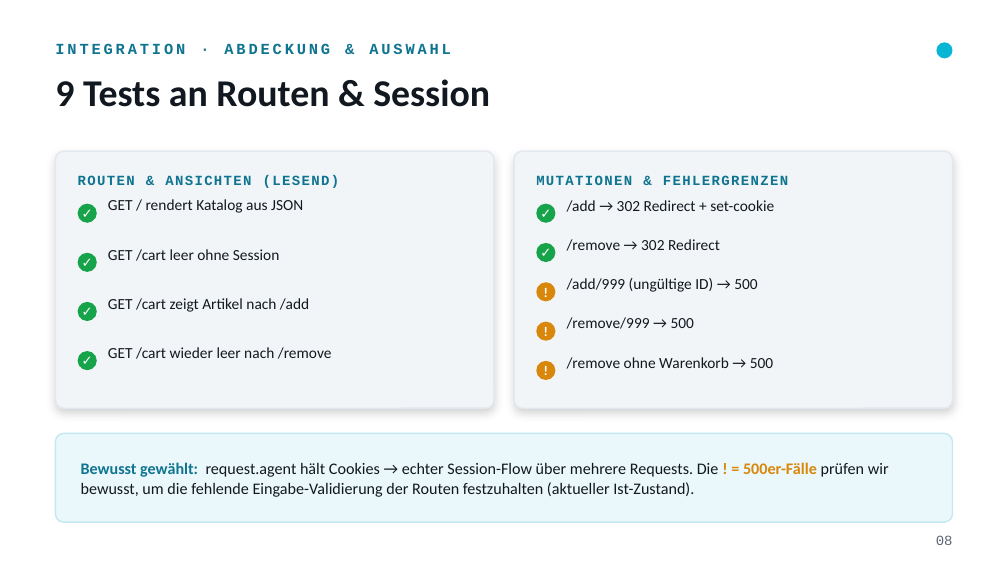
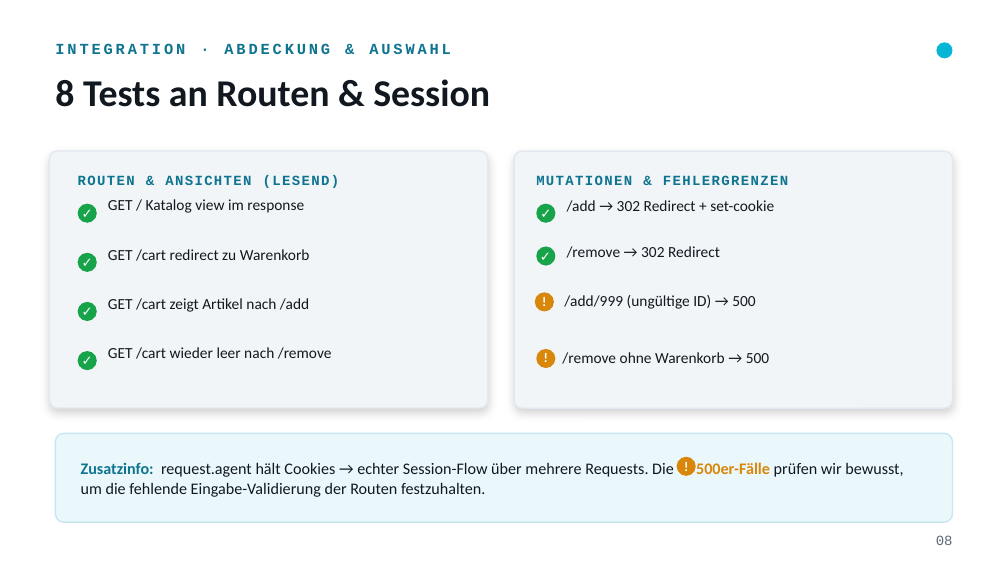
Before and after one commit to a-pointner/nodejs-shopping-cart, a slide deck: slide 7 of PRESENTATION.pptx. Drawn at 1008x567 pixels with LibreOffice and Linux fonts; fonts in the diff are those of the drawing. Boxes give left, top, right and bottom in pixels: in the first picture for what was removed or moved away, otherwise in the second. Text is boxed around its words. In the diff, an @@ line names an element or a change of style, - is before the commit and + after.

```diff
--- a/PRESENTATION.pptx
+++ b/PRESENTATION.pptx
@@ text at (55, 79, 490, 107): text changed @@
-9 Tests an Routen & Session
+8 Tests an Routen & Session
@@ rounded rectangle: place and size @@
-rounded rectangle at (55, 151, 494, 408)
+rounded rectangle at (49, 151, 488, 408)
@@ text at (108, 199, 304, 213): text changed @@
-GET / rendert Katalog aus JSON
+GET / Katalog view im response
@@ text at (108, 249, 310, 261): text changed @@
-GET /cart leer ohne Session
+GET /cart redirect zu Warenkorb
@@ text "✓": place and size @@
-text "✓" at (536, 243, 555, 262)
+text "✓" at (536, 247, 555, 266)
@@ text "/remove → 302 Redirect": place and size @@
-text "/remove → 302 Redirect" at (567, 239, 720, 251)
+text "/remove → 302 Redirect" at (567, 246, 720, 258)
@@ text "!": place and size @@
-text "!" at (536, 282, 555, 301)
+text "!" at (534, 291, 553, 310)
@@ ellipse: place and size @@
-ellipse at (536, 282, 555, 301)
+ellipse at (534, 292, 553, 311)
@@ text "/add/999 (ungültige ID) → 500": place and size @@
-text "/add/999 (ungültige ID) → 500" at (567, 278, 757, 292)
+text "/add/999 (ungültige ID) → 500" at (564, 295, 755, 309)
@@ text removed at (567, 317, 694, 329) @@
-/remove/999 → 500
@@ text "!": place and size @@
-text "!" at (536, 322, 555, 341)
+text "!" at (536, 348, 555, 367)
@@ ellipse: place and size @@
-ellipse at (536, 322, 555, 341)
+ellipse at (536, 349, 555, 368)
@@ text "/remove ohne Warenkorb → 500": place and size @@
-text "/remove ohne Warenkorb → 500" at (567, 357, 773, 369)
+text "/remove ohne Warenkorb → 500" at (562, 352, 769, 364)
@@ text at (81, 462, 903, 497): text changed @@
-Bewusst gewählt: request.agent hält Cookies → echter Session-Flow über mehrere Requests. Die ! = 500er-Fälle prüfen wir bewusst, um die fehlende Eingabe-Validierung der Routen festzuhalten (aktueller Ist-Zustand).
+Zusatzinfo: request.agent hält Cookies → echter Session-Flow über mehrere Requests. Die 500er-Fälle prüfen wir bewusst, um die fehlende Eingabe-Validierung der Routen festzuhalten.
@@ ellipse: place and size @@
-ellipse at (536, 361, 555, 380)
+ellipse at (676, 457, 696, 476)
@@ text "!": place and size @@
-text "!" at (536, 361, 555, 380)
+text "!" at (676, 457, 696, 476)
```
Also in this commit, not shown: 10 other slides changed, 2 slides removed, 1 other file.
